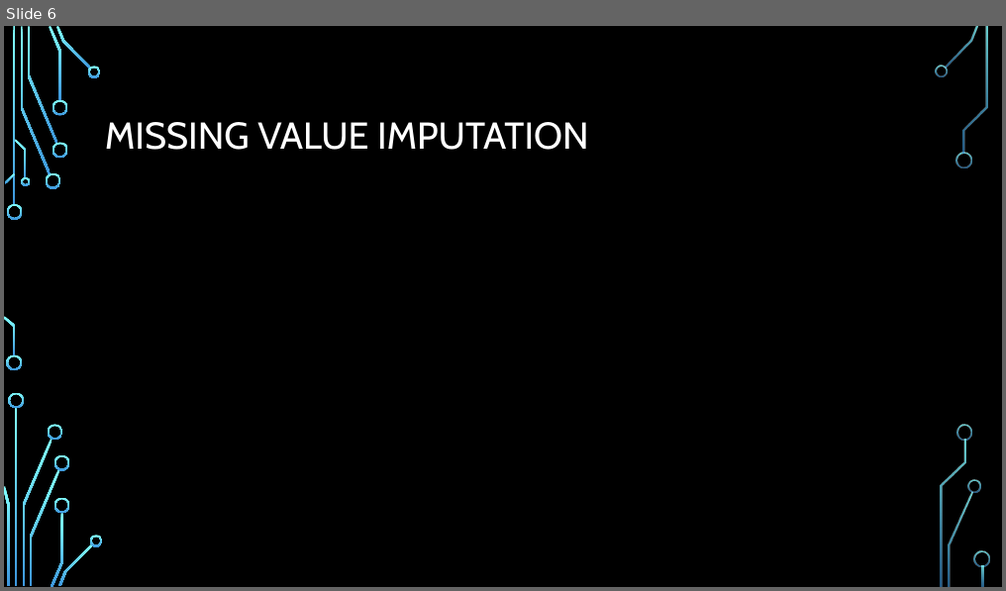
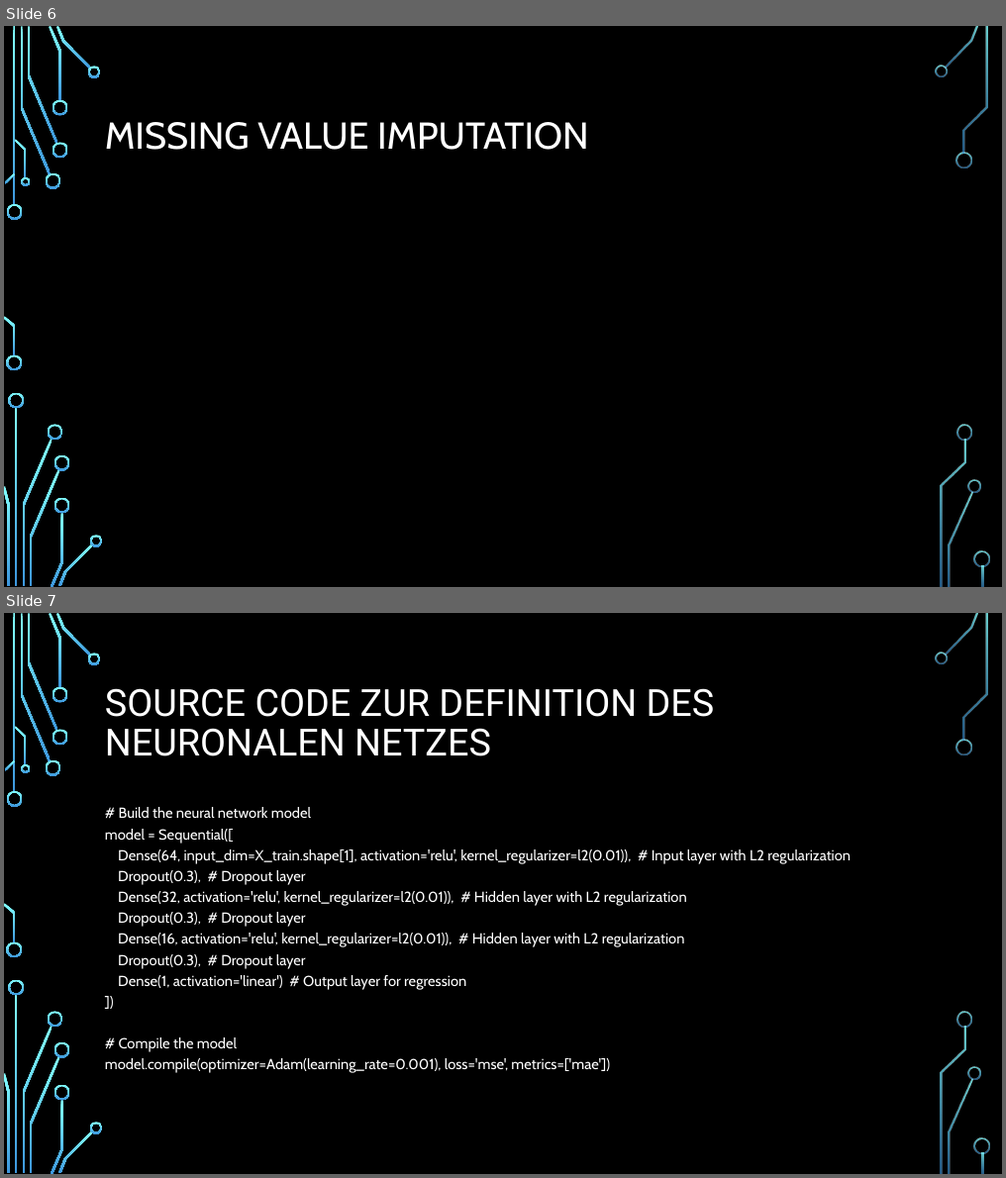
Before and after one commit to Marcel-Ag/Team_Raum-3_BakerySalesPredictions, a slide deck: 4_Presentation/Präsentation_Raum3.pptx. Shown one above the other, each under a label of ours: slide 6 before the commit, slides 6 and 7 after it. The pictures are 1006x591 and 1006x1178 pixels, drawn with LibreOffice and Linux fonts; fonts in the diff are those of the drawing; background and template pictures are left out. Boxes give left, top, right and bottom in pixels: in the first picture for what was removed or moved away, otherwise in the second. Text is boxed around its words. In the diff, an @@ line names an element or a change of style, - is before the commit and + after.

```diff
--- a/4_Presentation/Präsentation_Raum3.pptx
+++ b/4_Presentation/Präsentation_Raum3.pptx
@@ slide 7 added at [4,613,1002,1174], background picture (left out); not listed: 36 template elements that a slide beside it also shows @@
@@ title added at [105,688,715,757], 36 pt, text #FFFFFF @@
+SOURCE CODE ZUR DEFINITION DES NEURONALEN NETZES
@@ text added at [105,807,850,1073], 14 pt, text #FFFFFF @@
+# Build the neural network model
+model = Sequential([
+Dense(64, input_dim=X_train.shape[1], activation='relu', kernel_regularizer=l2(0.01)), # Input layer with L2 regularization
+Dropout(0.3), # Dropout layer
+Dense(32, activation='relu', kernel_regularizer=l2(0.01)), # Hidden layer with L2 regularization
+Dropout(0.3), # Dropout layer
+Dense(16, activation='relu', kernel_regularizer=l2(0.01)), # Hidden layer with L2 regularization
+Dropout(0.3), # Dropout layer
+Dense(1, activation='linear') # Output layer for regression
+])
+# Compile the model
+model.compile(optimizer=Adam(learning_rate=0.001), loss='mse', metrics=['mae'])
```
Also in this commit, not shown: 1 slide changed, 1 other slide added, 1 slide removed.
